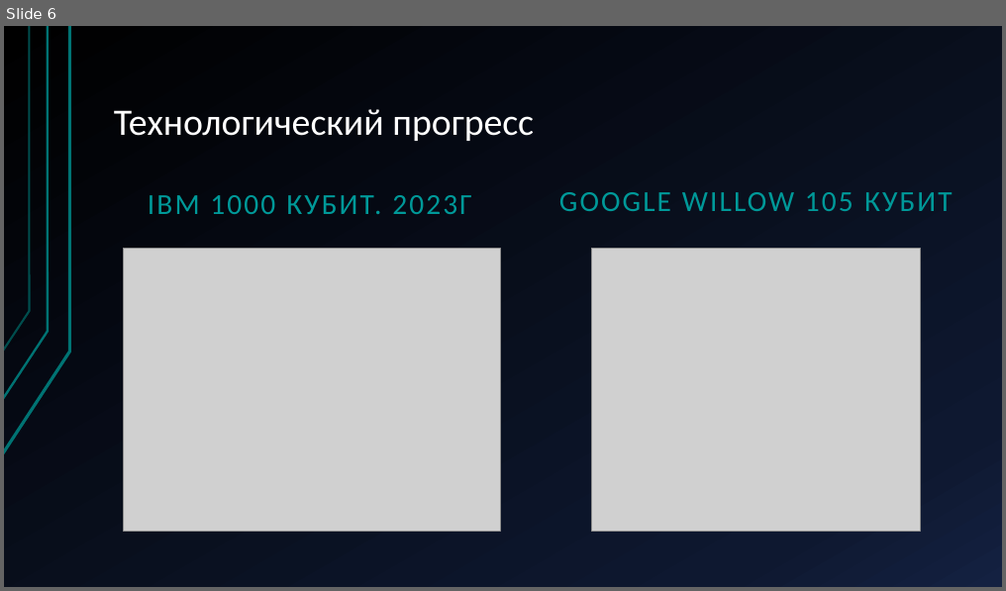
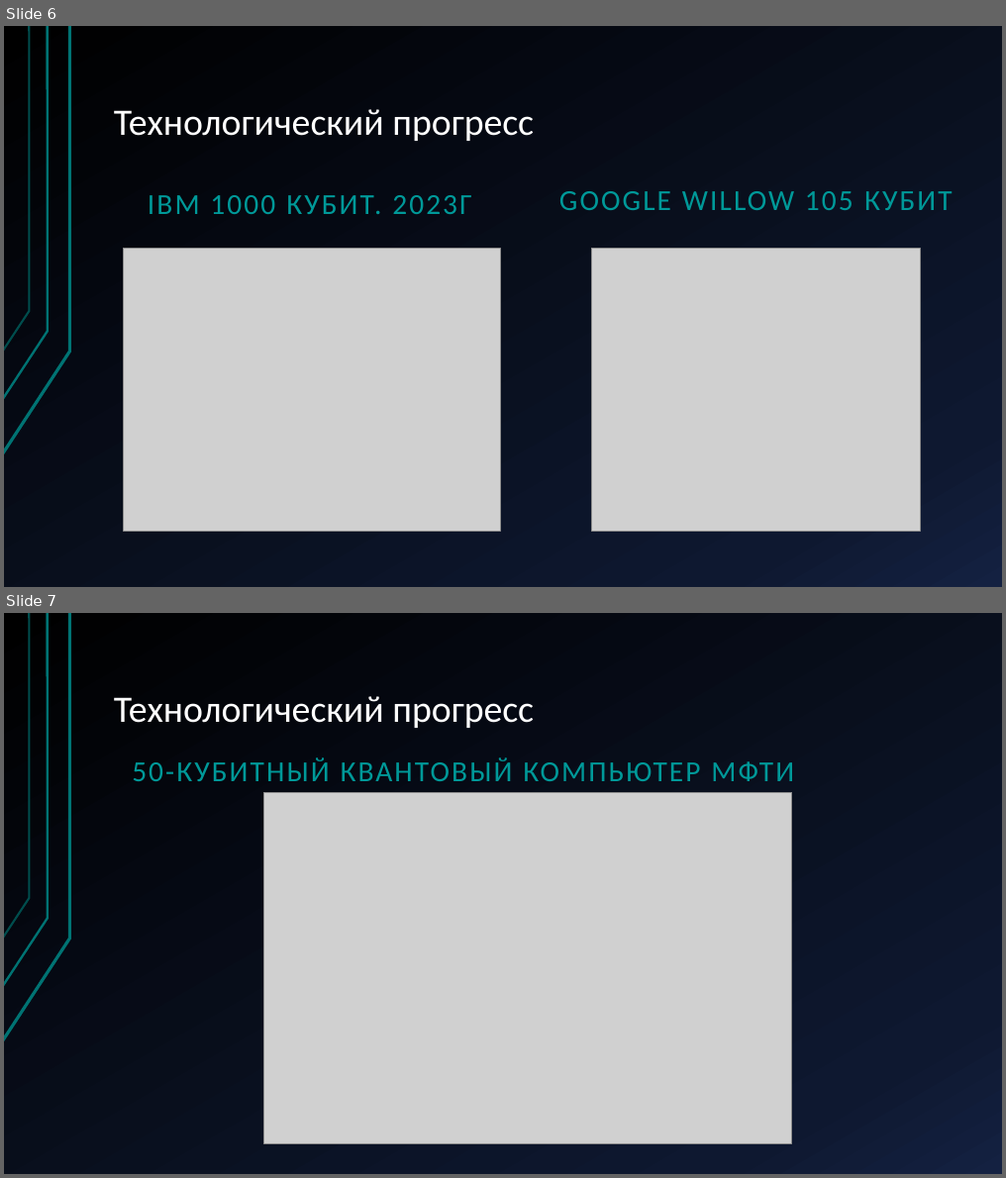
Before and after one commit to Terexi110/Teory, a slide deck: Постквантовая криптография KEM на решётках.pptx. Shown one above the other, each under a label of ours: slide 6 before the commit, slides 6 and 7 after it. The pictures are 1006x591 and 1006x1178 pixels, drawn with LibreOffice and Linux fonts; fonts in the diff are those of the drawing; grey boxes stand for pictures. Boxes give left, top, right and bottom in pixels: in the first picture for what was removed or moved away, otherwise in the second. Text is boxed around its words. In the diff, an @@ line names an element or a change of style, - is before the commit and + after.

```diff
--- a/Постквантовая криптография KEM на решётках.pptx
+++ b/Постквантовая криптография KEM на решётках.pptx
@@ slide 7 added at (4,613,1002,1174), background gradient #000000 to #0E1830 to #142141; not listed: 3 template elements that a slide beside it also shows @@
@@ title added at (114,696,534,728), 36 pt, text #FFFFFF @@
+Технологический прогресс
@@ text added at (132,758,794,781), 28 pt, text #009999 @@
+50-КУБИТНЫЙ КВАНТОВЫЙ КОМПЬЮТЕР МФТИ
@@ picture added at (263,792,792,1145) @@
```
Also in this commit, not shown: 14 other slides changed, 3 other files.
